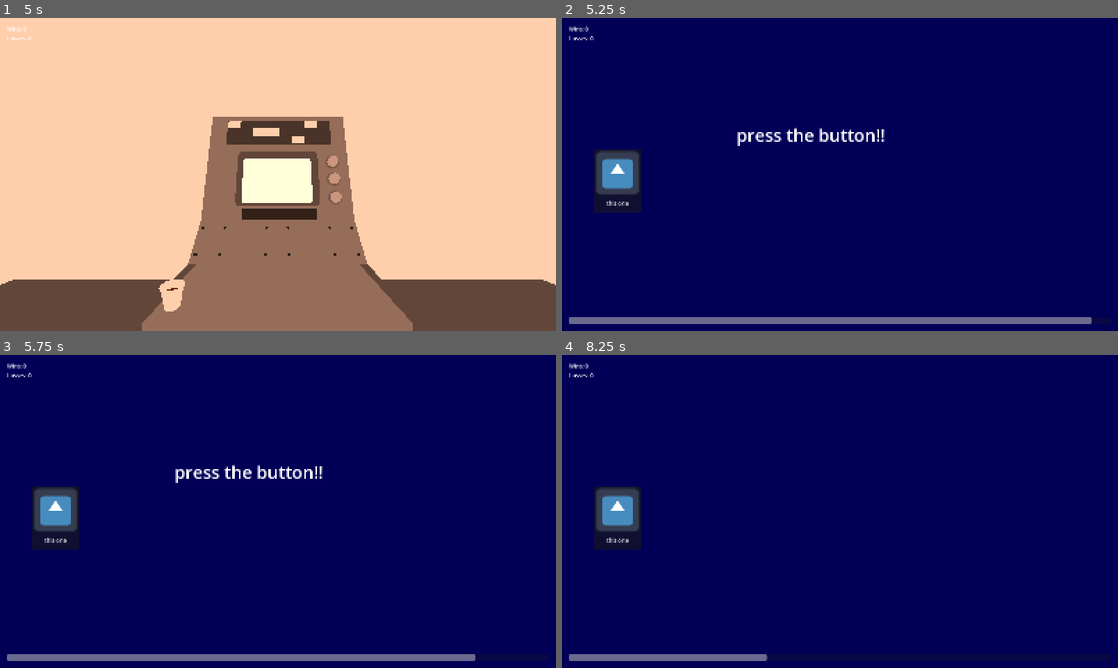
Above: before the commit, frames 1-4 (two rows, left to right).
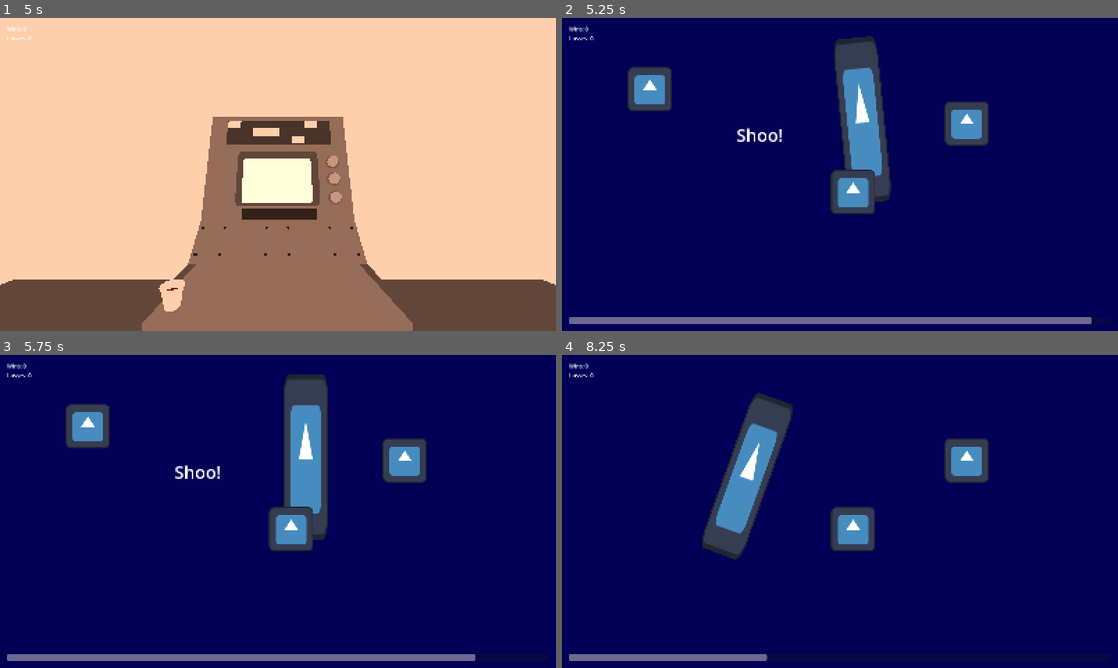
Above: after the commit, the same moments.

Repository: kvognar/gmtk-jam-2026
Game: Godot game, scene res://workstation.tscn
Same seed, same stepped clock (60 frames per second), same inputs: the game is played once before the commit and once after it. The engine's default icon, where the game draws it, is replaced by a stand-in: a white triangle on a blue panel in a dark square.
Inputs (mouse positions are in pixels of both pictures, inside the frame that each line leads up to):
- Up to frame 1 (5 s): tap Enter at 0.5, 2, 3.5 s; move the mouse to (400, 158) at 0.52 s; press the mouse at (400, 158) at 0.53 s; hold D (right) 0.53-1.28 s; tap Space at 1.25, 2.75, 4.25 s; move the mouse to (166, 190) at 1.27 s; release the mouse at (166, 190) at 1.28 s; hold A (left) 1.28-2.03 s; click (166, 190) at 1.35 s; move the mouse to (333, 105) at 2.02 s; press the mouse at (333, 105) at 2.03 s; hold D (right) 2.03-3.53 s; move the mouse to (250, 237) at 2.77 s; release the mouse at (250, 237) at 2.78 s; click (250, 237) at 2.85 s; move the mouse to (444, 221) at 3.52 s; press the mouse at (444, 221) at 3.53 s; hold A (left) from 3.53 s (still down); move the mouse to (111, 127) at 4.27 s; release the mouse at (111, 127) at 4.28 s; click (111, 127) at 4.35 s
- Up to frame 2 (5.25 s): keep holding A (left); move the mouse to (867, 174) at 5.02 s; press the mouse at (867, 174) at 5.03 s
- Up to frame 3 (5.75 s): keep holding A (left)
- Up to frame 4 (8.25 s): release A (left) at 5.75 s; release the mouse at (867, 511) at 5.75 s; click (617, 517) at 5.75 s, where only the run before the commit has a clickable "this one"; move the mouse to (756, 433) at 6.52 s; hold D (right) from 6.53 s (still down); click (756, 433) at 6.6 s; move the mouse to (962, 495) at 7.27 s; press the mouse at (962, 495) at 7.28 s; move the mouse to (728, 527) at 8.02 s; release the mouse at (728, 527) at 8.03 s; click (728, 527) at 8.1 s

Frame 1 is identical in both runs. In frame 2, 9.1% of the frame differs, in the area x 5-77%, y 5-63%; in frame 3, 9.1%, in the area x 5-77%, y 6-63%; in frame 4, 8.1%.

Commit message:
pigeons too

Diff:
--- a/workstation.gd
+++ b/workstation.gd
@@ -2,6 +2,7 @@
 
 var games: Array[Microgame] = []
 var game_paks: Array[PackedScene] = [
+	load("res://microgames/pigeons.tscn"),
 	load("res://microgames/button_clicker.tscn"),
 	load("res://microgames/click_to_win.tscn"),
 	load("res://microgames/comms_game/comms.tscn")
